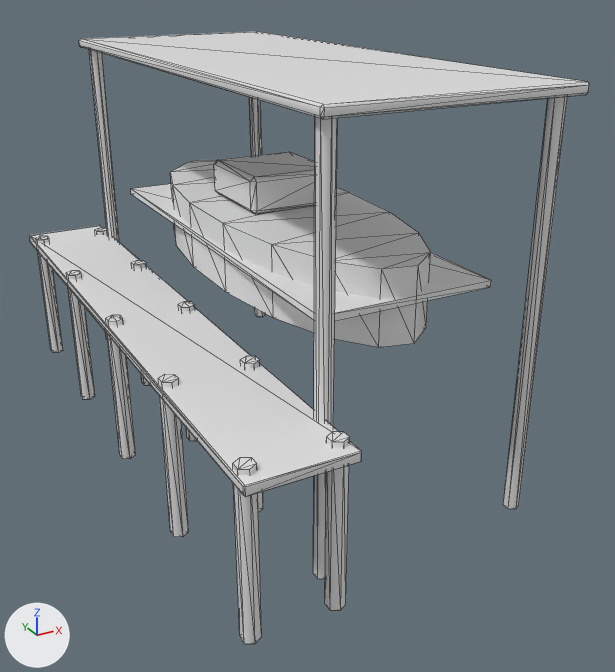
A saved change to the FBX model Assets/_Game/Art/Models/Florida/DockFL.fbx.
Both versions are drawn from a 50 mm camera at (-3.59, -4.75, 3.54) aimed at (0.59, 2.85, -0.26). Lighting does not change. The marker at lower left points along +X, +Y and +Z. The picture after the commit comes second. Mesh edges are drawn as thin lines.

Objects in the first picture: 'DockFL'.
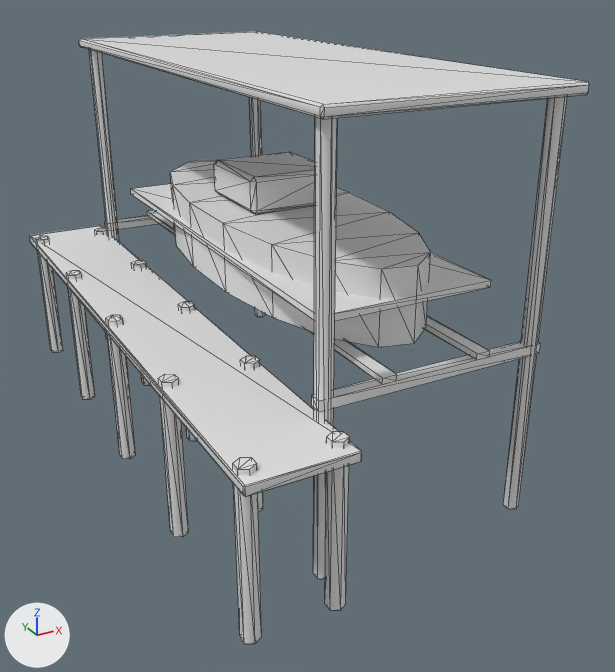
What the commit changed:
me_dockfl is used by ob_dockfl; location (0.0, 0.0, 0.0).
me_dockfl had 282 vertices, 488 faces and spanned x -1.5..1.85, y 0.0..7.0, z -1.5..2.65.
me_dockfl now has 314 vertices, 536 faces and spans x -1.5..1.85, y 0.0..7.0, z -1.5..2.65.
me_dockfl part 1: a new loose piece, a box spanning x -0.58..1.78, y 0.54..0.66, z 0.2..0.3, in mat_florida (white #e7e7e7).
me_dockfl part 2: a new loose piece, a box spanning x -0.58..1.78, y 6.34..6.46, z 0.2..0.3, in mat_florida (white #e7e7e7).
me_dockfl part 3: a new loose piece, a box spanning x 0.03..0.17, y 0.54..6.46, z 0.3..0.36, in mat_florida (white #e7e7e7).
me_dockfl part 4: a new loose piece, a box spanning x 1.03..1.17, y 0.54..6.46, z 0.3..0.36, in mat_florida (white #e7e7e7).

Where the change shows, as pixel boxes [x1, y1, x2, y2] in the pictures (615 x 672 px):
part 1 of me_dockfl, added
    after: [312, 342, 541, 412]
part 2 of me_dockfl, added
    after: [105, 216, 159, 231]
part 3 of me_dockfl, added
    after: [147, 210, 397, 385]
part 4 of me_dockfl, added
    after: [425, 316, 490, 360]
